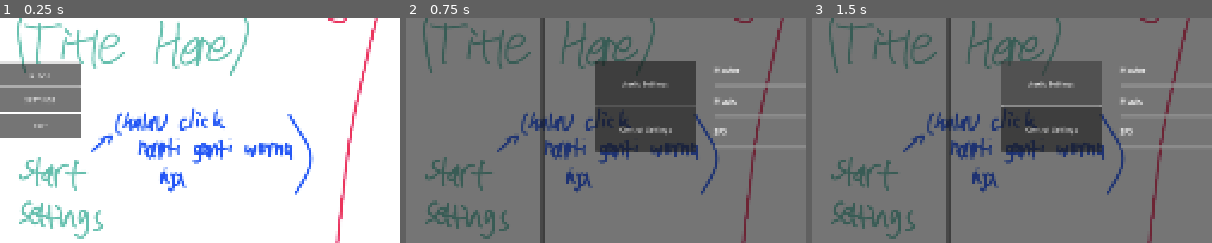
Above: before the commit, frames 1-3 (left to right).
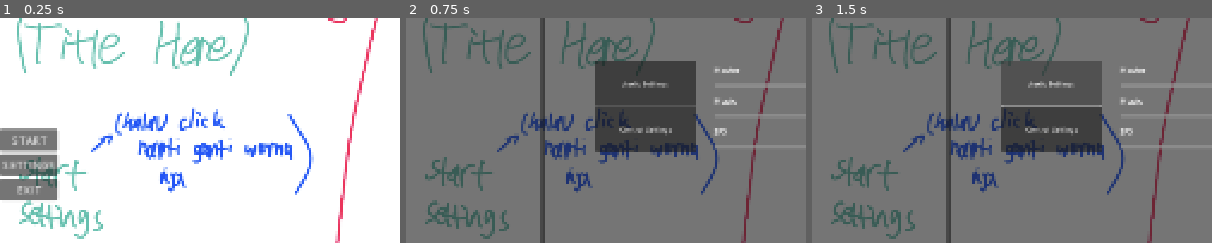
Above: after the commit, the same moments.

Repository: Medcro/GameBijiWIDAI2026
Game: Godot game, scene res://scenes/main_menu.tscn
Two runs of this game, one before a commit and one after it. Both use one fixed random seed, a clock stepped at 60 frames per second and the inputs below. The engine's default icon, where the game draws it, is replaced by a stand-in: a white triangle on a blue panel in a dark square.
Inputs:
- Up to frame 1 (0.25 s): no input
- Up to frame 2 (0.75 s): click "SETTINGS" at 0.5 s
- Up to frame 3 (1.5 s): click "Audio Settings" at 1.25 s
The pictures show only the part of the screen within x 0-50%, y 21-71%; the shares and areas given below are measured in that part.

The runs differ from the first frame. In frame 1, 10% of the frame differs, in the area x 0-21%, y 19-81%; in frame 2, nothing differs; in frame 3, nothing differs.

Commit message:
added menu sound placeholders

Diff:
--- a/scenes/main_menu.tscn
+++ b/scenes/main_menu.tscn
@@ -1,8 +1,10 @@
-[gd_scene load_steps=4 format=3 uid="uid://e42digwwfb02"]
+[gd_scene load_steps=6 format=3 uid="uid://e42digwwfb02"]
 
 [ext_resource type="Script" uid="uid://gc1ffdnagijs" path="res://scripts/main_menu.gd" id="1_ekxnf"]
 [ext_resource type="Texture2D" uid="uid://2s6kd06i17p8" path="res://assets/UI/placeholder.png" id="1_l6cm7"]
 [ext_resource type="PackedScene" uid="uid://cnf6m2x8m58j4" path="res://scenes/settings.tscn" id="3_bqqt6"]
+[ext_resource type="AudioStream" uid="uid://c7fcc7pb2u54" path="res://assets/audio/menu.ogg" id="4_wu84c"]
+[ext_resource type="AudioStream" uid="uid://ekpc1exakc30" path="res://assets/audio/click.ogg" id="5_8ln24"]
 
 [node name="Main_menu" type="Control"]
 layout_mode = 3
@@ -23,11 +25,15 @@
 texture = ExtResource("1_l6cm7")
 
 [node name="VBoxContainer" type="VBoxContainer" parent="."]
-layout_mode = 0
-offset_left = -2.0
-offset_top = 331.0
-offset_right = 195.0
-offset_bottom = 511.0
+layout_mode = 1
+anchors_preset = 4
+anchor_top = 0.5
+anchor_bottom = 0.5
+offset_top = -50.5
+offset_right = 82.0
+offset_bottom = 50.5
+grow_vertical = 2
+scale = Vector2(1.7, 1.7)
 
 [node name="start" type="Button" parent="VBoxContainer"]
 layout_mode = 2
@@ -48,6 +54,15 @@
 visible = false
 layout_mode = 1
 
+[node name="AudioStreamPlayer" type="AudioStreamPlayer" parent="."]
+stream = ExtResource("4_wu84c")
+autoplay = true
+bus = &"Music"
+parameters/looping = true
+
+[node name="Click" type="AudioStreamPlayer" parent="."]
+stream = ExtResource("5_8ln24")
+
 [connection signal="pressed" from="VBoxContainer/start" to="." method="_on_start_pressed"]
 [connection signal="pressed" from="VBoxContainer/settings" to="." method="_on_settings_pressed"]
 [connection signal="pressed" from="VBoxContainer/exit" to="." method="_on_exit_pressed"]
--- a/scripts/main_menu.gd
+++ b/scripts/main_menu.gd
@@ -14,12 +14,17 @@
 	else:
 		button_box.show()
 
+
+
 func _on_start_pressed() -> void:
+	$Click.play()
 	get_tree().change_scene_to_file("res://scenes/main.tscn")
 
 func _on_settings_pressed() -> void:
+	$Click.play()
 	button_box.hide()
 	settings.show()
 
 func _on_exit_pressed() -> void:
+	$Click.play()
 	get_tree().quit()
--- a/scripts/settings.gd
+++ b/scripts/settings.gd
@@ -14,16 +14,20 @@
 	pass
 
 func _on_back_pressed() -> void:
+	$"../Click".play()
 	hide()
 
 func _on_apply_pressed() -> void:
+	$"../Click".play()
 	# masukin buat save config gitu2
 	hide()
 
 func _on_audio_set_pressed() -> void:
+	$"../Click".play()
 	audio_tab.show()
 	control_tab.hide()
 
 func _on_control_set_pressed() -> void:
+	$"../Click".play()
 	control_tab.show()
 	audio_tab.hide()
Not shown, added: assets/audio/click.ogg.import
Not shown, added: assets/audio/menu.ogg.import
Not shown, added: assets/audio/click.ogg
Not shown, added: assets/audio/menu.ogg
